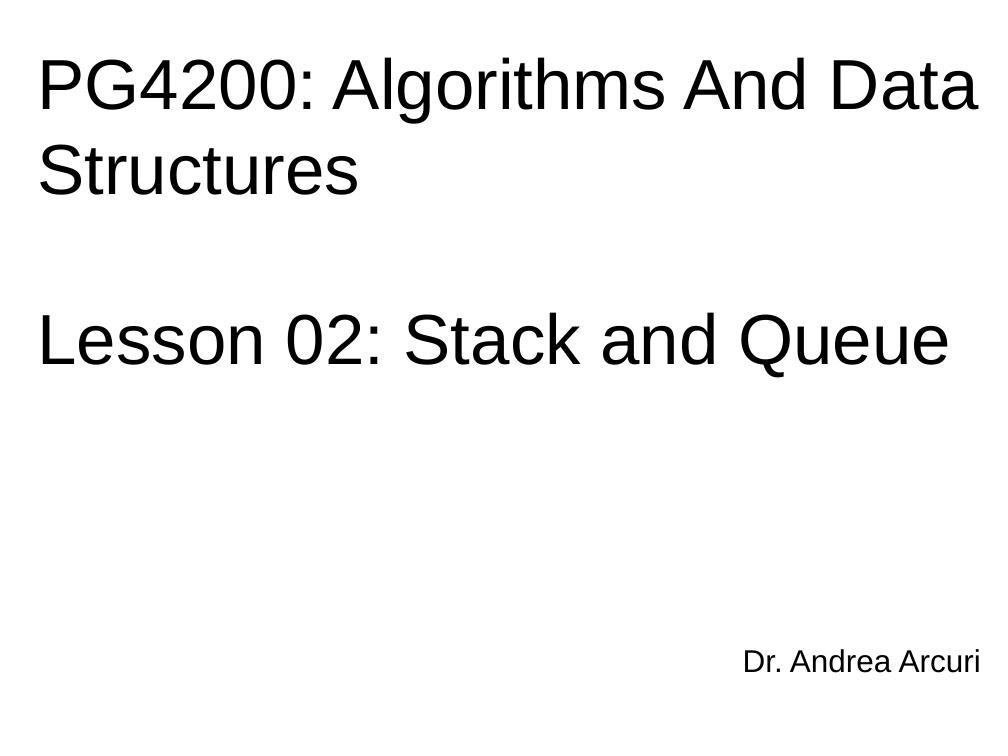
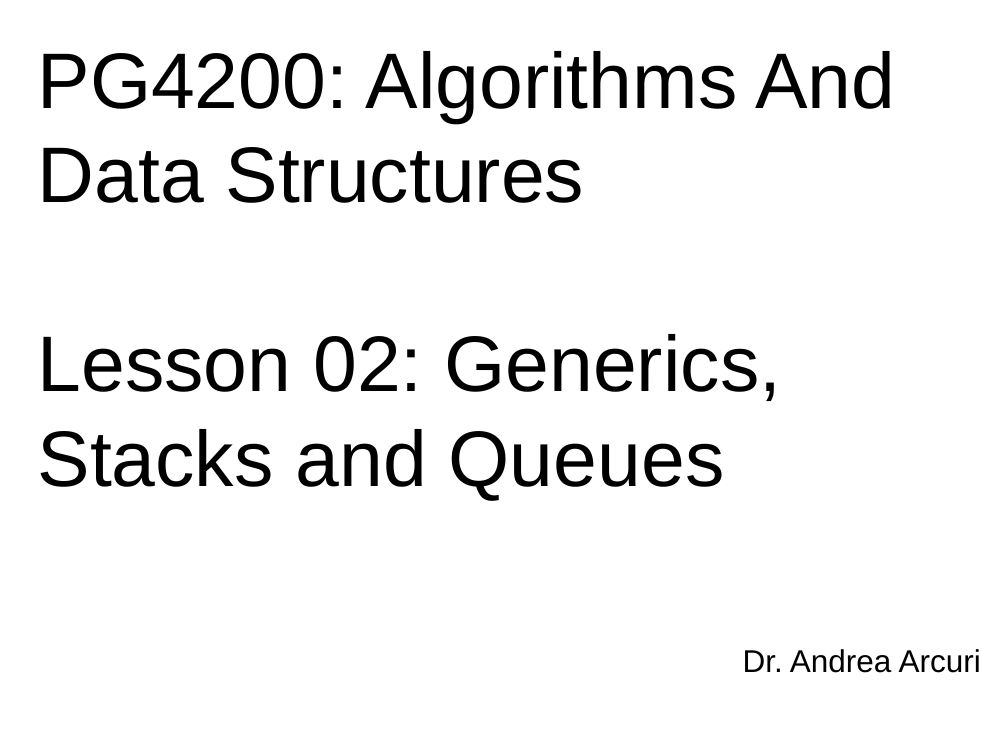
Before and after one commit to arcuri82/algorithms, a slide deck: slide 1 of docs/slides/02/02_stack_queue.pptx. Drawn at 1008x756 pixels with LibreOffice and Linux fonts; fonts in the diff are those of the drawing. Boxes give left, top, right and bottom in pixels: in the first picture for what was removed or moved away, otherwise in the second. Text is boxed around its words. In the diff, an @@ line names an element or a change of style, - is before the commit and + after.

```diff
--- a/docs/slides/02/02_stack_queue.pptx
+++ b/docs/slides/02/02_stack_queue.pptx
@@ title at [38,51,895,501]: text changed; size 72 to 80 pt @@
-PG4200: Algorithms And Data Structures
-Lesson 02: Stack and Queue
+PG4200: Algorithms And Data Structures
+Lesson 02: Generics, Stacks and Queues
```
Also in this commit, not shown: 3 other slides changed, 7 slides added, 3 other files.
